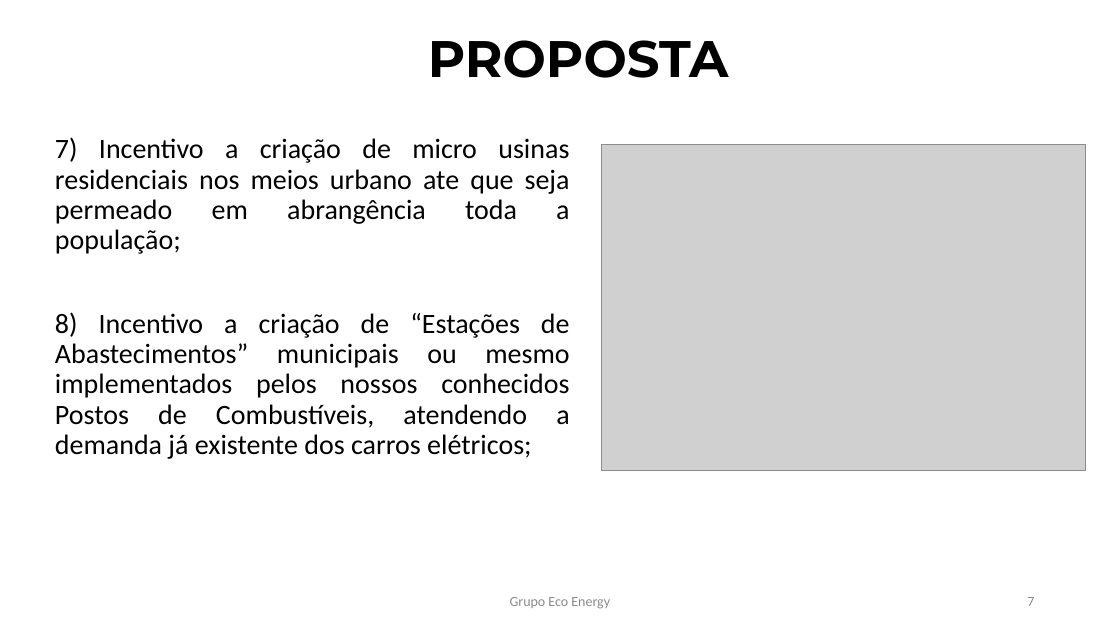
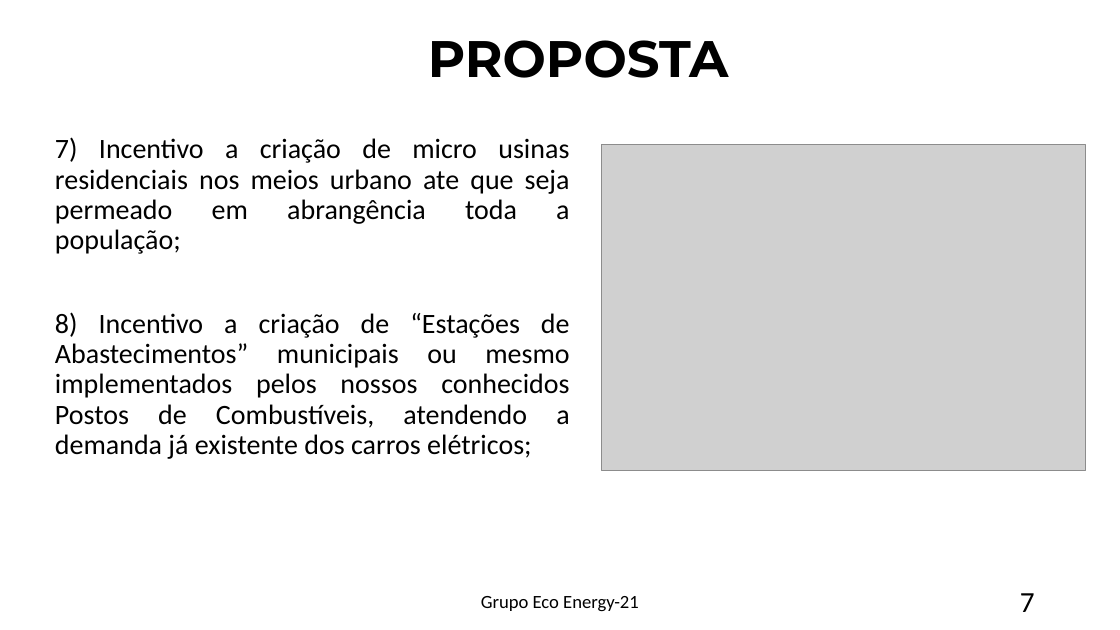
Before and after one commit to niltonjaber/ECO-Energy-21-, a slide deck: slide 7 of Projeto Eco-Energy 21 (4).pptx. Drawn at 1120x630 pixels with LibreOffice and Linux fonts; fonts in the diff are those of the drawing; grey boxes stand for pictures. Boxes give left, top, right and bottom in pixels: in the first picture for what was removed or moved away, otherwise in the second. Text is boxed around its words. In the diff, an @@ line names an element or a change of style, - is before the commit and + after.

```diff
--- a/Projeto Eco-Energy 21 (4).pptx
+++ b/Projeto Eco-Energy 21 (4).pptx
@@ text at bbox=[481, 596, 639, 612]: text changed; size 12 to 16 pt; text colour #8C8C8C to #000000 @@
-Grupo Eco Energy
+Grupo Eco Energy-21
@@ text "7" at bbox=[1020, 593, 1035, 612]: size 12 to 25 pt, text colour #8C8C8C to #000000 @@
```
Also in this commit, not shown: 5 other slides changed, 1 slide added.
